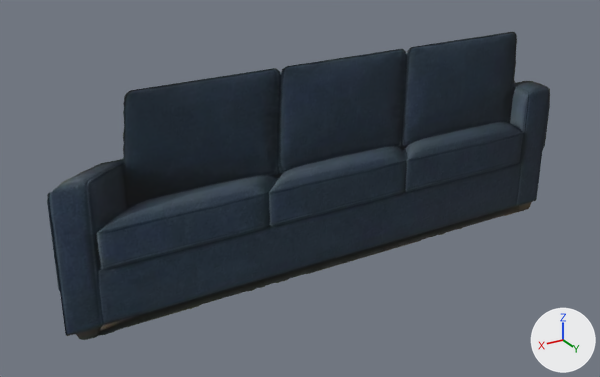
The glTF model assets/models/sofa_03.glb as it was, and as the next commit left it.
The view is the same before and after, from a 50 mm camera at (1.54, 2.28, 1.51) aimed at (0.15, -0.04, 0.35). Every picture has the same lights, and +X, +Y and +Z are marked at lower right. The older version comes first.

Objects in the first picture: 'SofaCutout'.
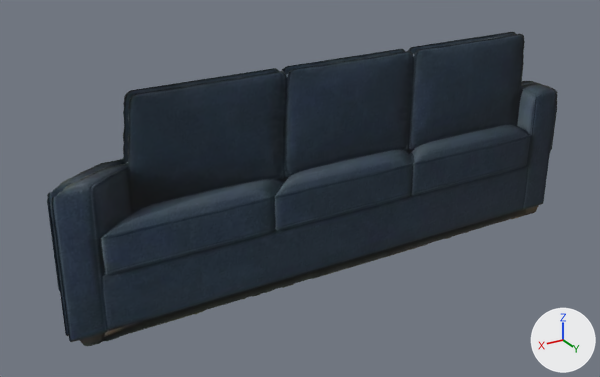
The newer file is also turned or shifted as a whole; pictures and numbers use the older file's frame.

Pixel boxes (x1, y1, x2, y2) of what changed, in the pictures (600 x 377 px):
'SofaCutout', reshaped
    before: (47, 32, 550, 340)
    after: (47, 32, 558, 346)
part 1 of me_mesh_0, added (blue)
    after: (51, 34, 558, 346)

The change, as a diff of the scene's bpy script:
```diff
--- a/assets/models/sofa_03.glb.py
+++ b/assets/models/sofa_03.glb.py
@@ me_mesh_0 @@
 # used by ob_sofacutout; location = (0.0, 0.0, 0.0)
-me_mesh_0.from_pydata(...)  # 4 vertices, 2 faces; spans x -1.05..1.05, y 0.0, z 0.0..0.84
+me_mesh_0.from_pydata(...)  # 8 vertices, 4 faces; spans x -1.05..1.05, y 0.0..0.04, z 0.0..0.84
+# me_mesh_0 part 1: the loose piece of 4 vertices spanning x -1.05..1.05, y 0.0, z 0.0..0.84 is copied, and the copy is moved by (0.0, 0.04, 0.0); it spans x -1.05..1.05, y 0.04, z 0.0..0.84
 me_mesh_0.materials.append(mat_material_0)
```
